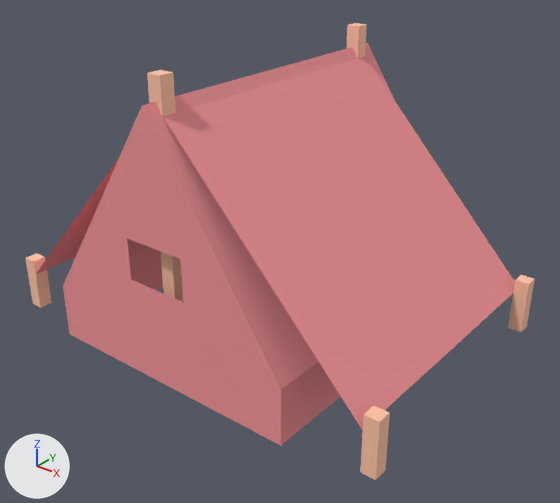
A saved change to the glTF model public/assets/models/kenney-nature-kit/tent_detailedClosed.glb.
One viewpoint serves both versions: a 50 mm lens placed at (0.899, -1.102, 0.787), pointed at (0.043, -0.032, 0.124). The axes (+X, +Y, +Z) are drawn at lower left. The lights are the same throughout. The first picture is the older version. Where no turn or scale is listed for an object, it has been applied to the vertices. Vertices at exactly the same position are counted once.

In view in the first picture: 'tent_detailedClosed'.
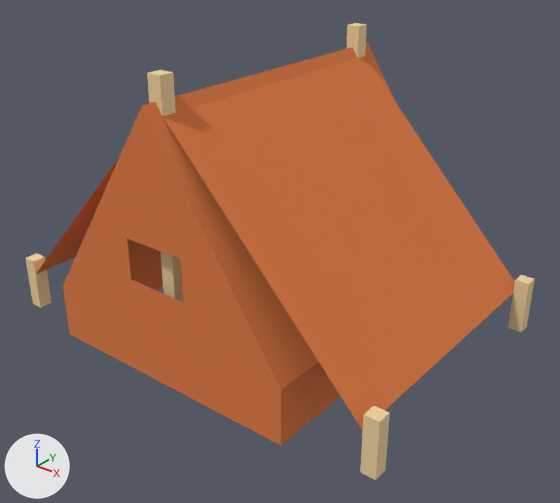
Pixel boxes (x1, y1, x2, y2) of what changed, in the pictures (560 x 503 px):
part 1 of me_mesh_tent_detailedclosed, recoloured: (26, 23, 534, 480) in both
part 2 of me_mesh_tent_detailedclosed, recoloured (pink to orange): (36, 43, 515, 446) in both

What changed in the scene script:
```text
Change me_mesh_tent_detailedclosed:
    where me_mesh_tent_detailedclosed.from_pydata(...)  # 86 vertices, 170 faces; spans x -0.437..0.437, y -0.318..0.318, z 0.0..0.561
    used by ob_tent_detailedclosed; location = (0.0, 0.0, -0.05)
    me_mesh_tent_detailedclosed part 1: 112 faces centred in x -0.437..0.437, y -0.29..0.289, z 0.0..0.561 are repainted in the vertex colours; the middle colour goes from beige #ffc5a7 to beige #eed3a0
    me_mesh_tent_detailedclosed part 2: 58 faces centred in x -0.277..0.277, y -0.318..0.318, z 0.037..0.511 are repainted in the vertex colours; the middle colour goes from pink #f19398 to orange #de7a40
```
